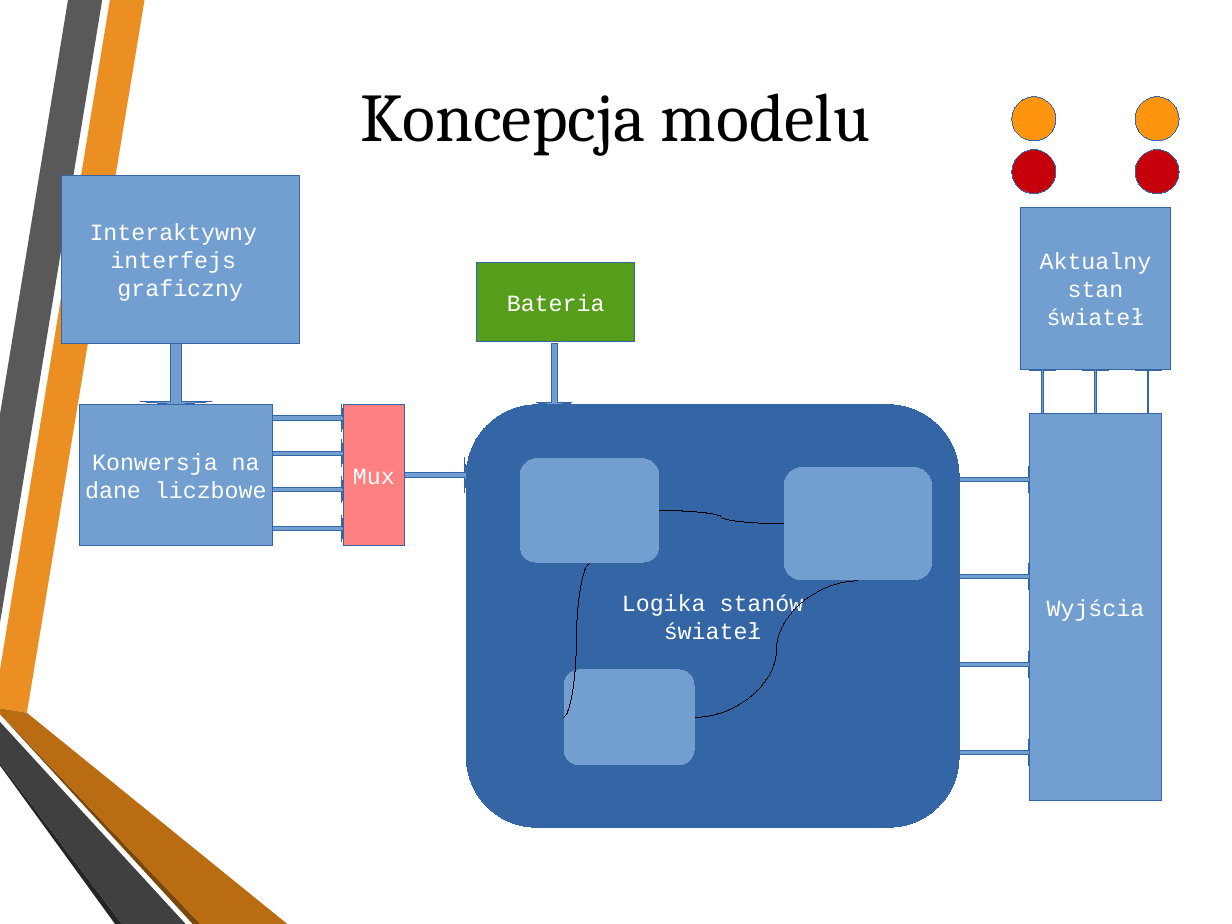
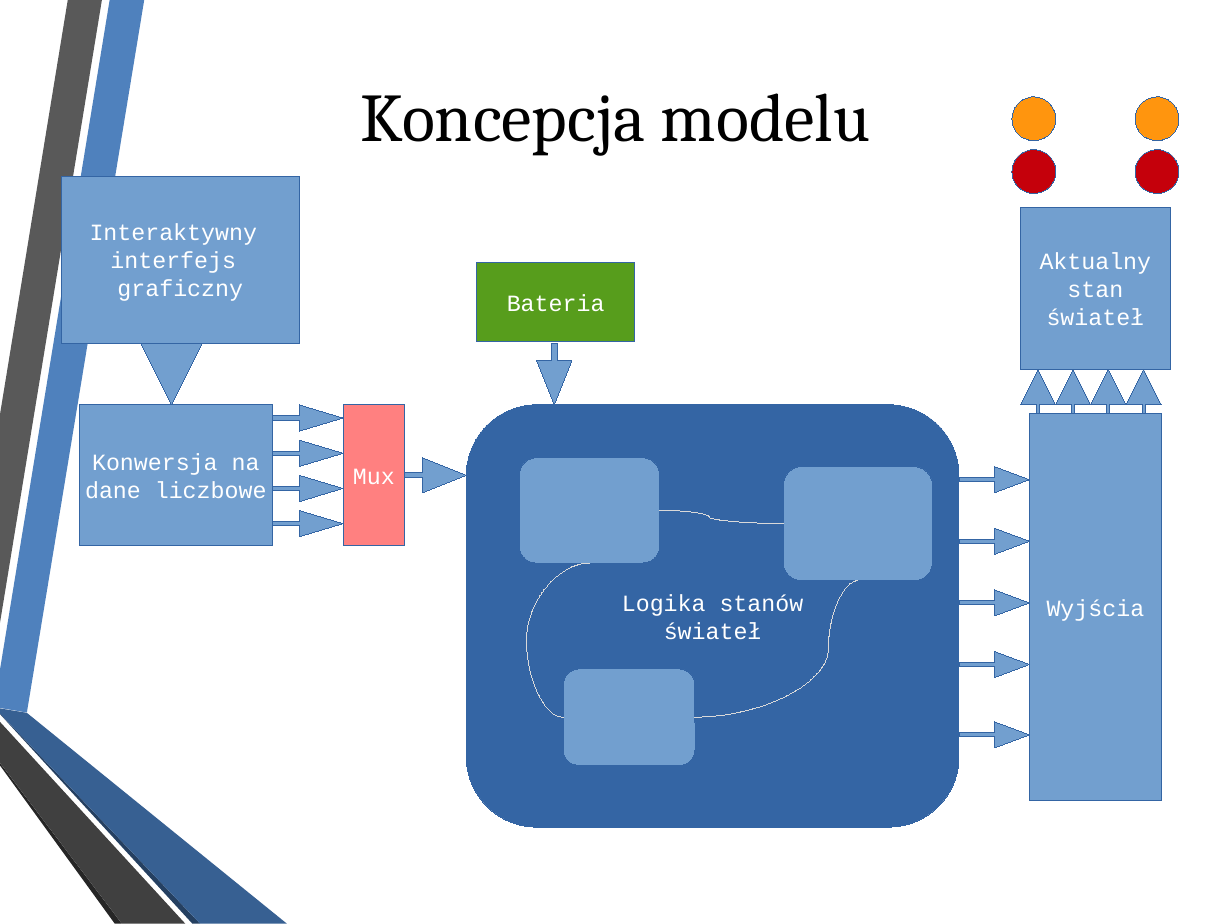
Before and after one commit to andrzejbro/APProject2_CarLights, a slide deck: slide 4 of car_lights.pptx. Drawn at 1232x924 pixels with LibreOffice and Linux fonts; fonts in the diff are those of the drawing; background and template pictures are left out. Boxes give left, top, right and bottom in pixels: in the first picture for what was removed or moved away, otherwise in the second. Text is boxed around its words. In the diff, an @@ line names an element or a change of style, - is before the commit and + after.

```diff
--- a/car_lights.pptx
+++ b/car_lights.pptx
@@ freeform shape at box(0, 0, 144, 713): fill #EB8F22 to #4F81BD; outline redrawn @@
@@ down arrow: place and size @@
-down arrow at box(141, 343, 211, 405)
+down arrow at box(141, 343, 202, 405)
@@ up arrow: place and size @@
-up arrow at box(1030, 370, 1056, 414)
+up arrow at box(1021, 370, 1055, 414)
@@ up arrow added at box(1056, 370, 1091, 414), fill #729FCF, outline #3465A4 0.75 pt @@
@@ proportions changed; mirrored in 3 elements at box(1021, 370, 1055, 414), box(1127, 369, 1163, 413), box(1091, 369, 1126, 413) @@
@@ up arrow: place and size @@
-up arrow at box(1083, 370, 1110, 414)
+up arrow at box(1091, 369, 1126, 413)
@@ up arrow: place and size @@
-up arrow at box(1136, 370, 1163, 414)
+up arrow at box(1127, 369, 1163, 413)
@@ right arrow: place and size @@
-right arrow at box(273, 515, 343, 542)
+right arrow at box(273, 511, 343, 538)
@@ curved line moved from (661, 511) - (784, 524) to (784, 523) - (660, 511) @@
@@ curved line (784, 523) - (660, 511): stroke #000000 0.75 pt to #D9D9D9 0.75 pt @@
@@ right arrow added at box(959, 528, 1030, 555), fill #729FCF, outline #3465A4 0.75 pt @@
@@ curved line (590, 563) - (563, 718): stroke #000000 0.75 pt to #D9D9D9 0.75 pt; route changed @@
@@ curved line moved from (859, 581) - (695, 718) to (695, 718) - (859, 581) @@
@@ curved line (695, 718) - (859, 581): stroke #000000 0.75 pt to #D9D9D9 0.75 pt @@
@@ proportions changed in 11 elements at box(273, 405, 343, 432), box(273, 440, 343, 467), box(405, 457, 466, 492), box(537, 343, 571, 405), box(959, 466, 1030, 493), box(959, 652, 1030, 679), box(273, 475, 343, 502), box(273, 511, 343, 538), box(141, 343, 202, 405), box(959, 722, 1030, 749), box(959, 590, 1030, 617) @@
@@ right arrow: place and size @@
-right arrow at box(959, 563, 1030, 590)
+right arrow at box(959, 590, 1030, 617)
@@ freeform shape at box(0, 713, 200, 923): fill #7B480B to #254061; outline redrawn @@
@@ freeform shape at box(0, 709, 287, 924): fill #B96C11 to #376092; outline redrawn @@
@@ outline redrawn in 3 elements at box(0, 0, 102, 623), box(0, 764, 122, 924), box(0, 722, 186, 924) @@
@@ right arrow: place and size @@
-right arrow at box(959, 739, 1030, 766)
+right arrow at box(959, 722, 1030, 749)
```
Also in this commit, not shown: 6 other slides changed.
